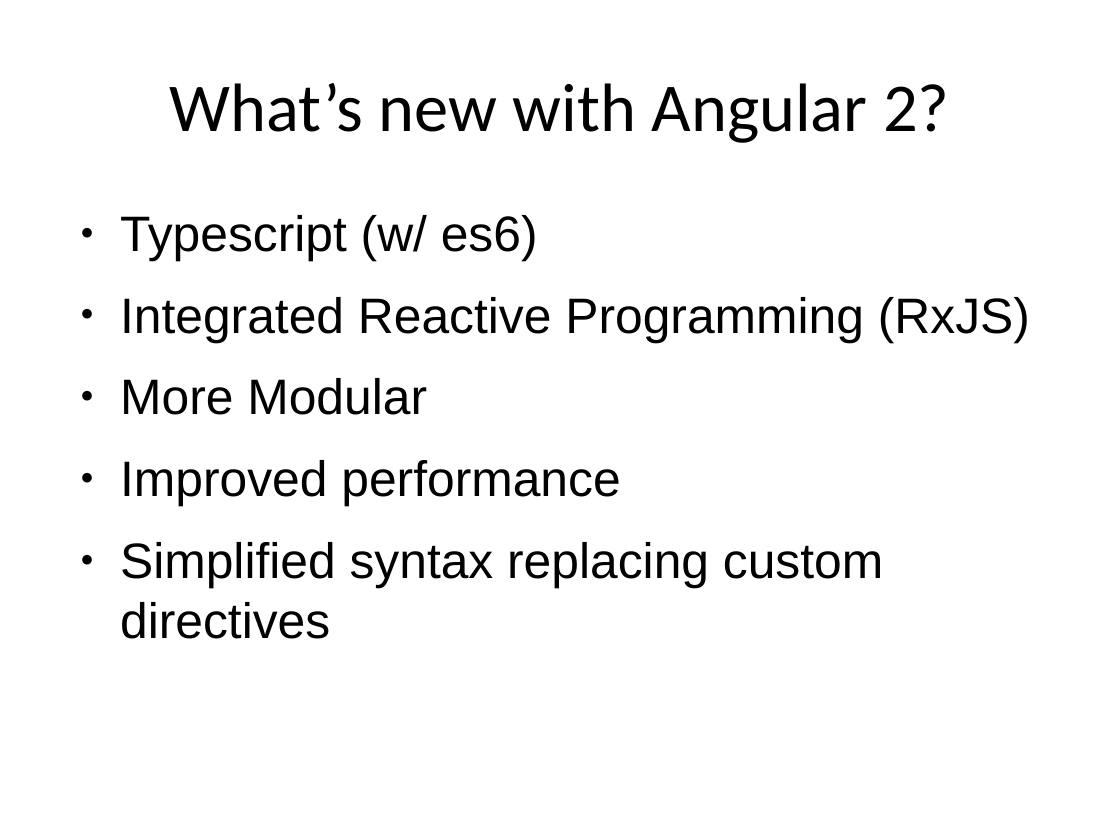
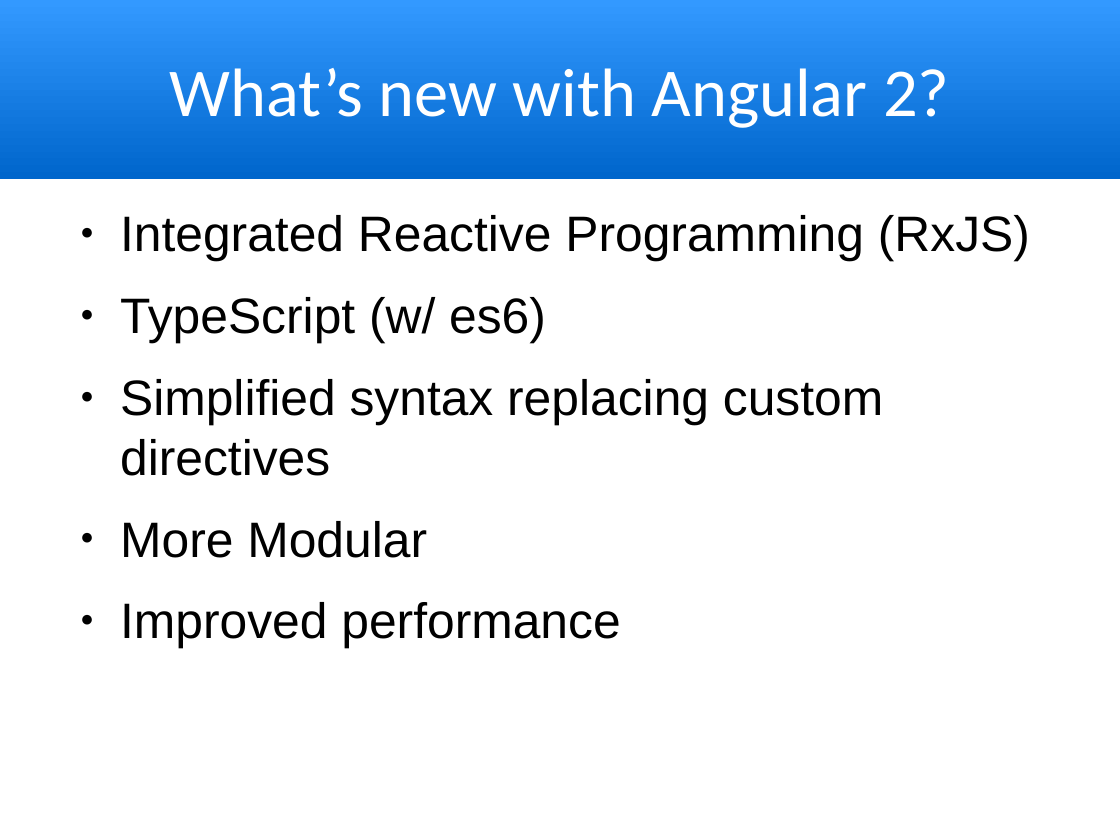
Before and after one commit to trognus/devcon2016, a slide deck: slide 6 of devconNg2_2.odp (slide 3 before the commit). Drawn at 1120x840 pixels with LibreOffice and Linux fonts; fonts in the diff are those of the drawing. Boxes give left, top, right and bottom in pixels: in the first picture for what was removed or moved away, otherwise in the second. Text is boxed around its words. In the diff, an @@ line names an element or a change of style, - is before the commit and + after.

```diff
--- a/devconNg2_2.odp
+++ b/devconNg2_2.odp
@@ title "What’s new with Angular 2?": place and size @@
-title "What’s new with Angular 2?" at box(169, 83, 949, 143)
+title "What’s new with Angular 2?" at box(0, 0, 1120, 179)
@@ title "What’s new with Angular 2?" at box(0, 0, 1120, 179): text colour #000000 to #FFFFFF; fill none to gradient #0066CC to #3399FF @@
@@ text at box(120, 215, 538, 261): paragraph removed @@
-● Typescript (w/ es6)
@@ text at box(120, 297, 883, 476): paragraphs added @@
+● TypeScript (w/ es6)
+● Simplified syntax replacing custom directives
@@ text at box(120, 542, 883, 639): paragraph removed @@
-● Simplified syntax replacing custom directives
```
Also in this commit, not shown: 10 other slides changed, 22 slides added, 3 slides removed, 1 other file.
